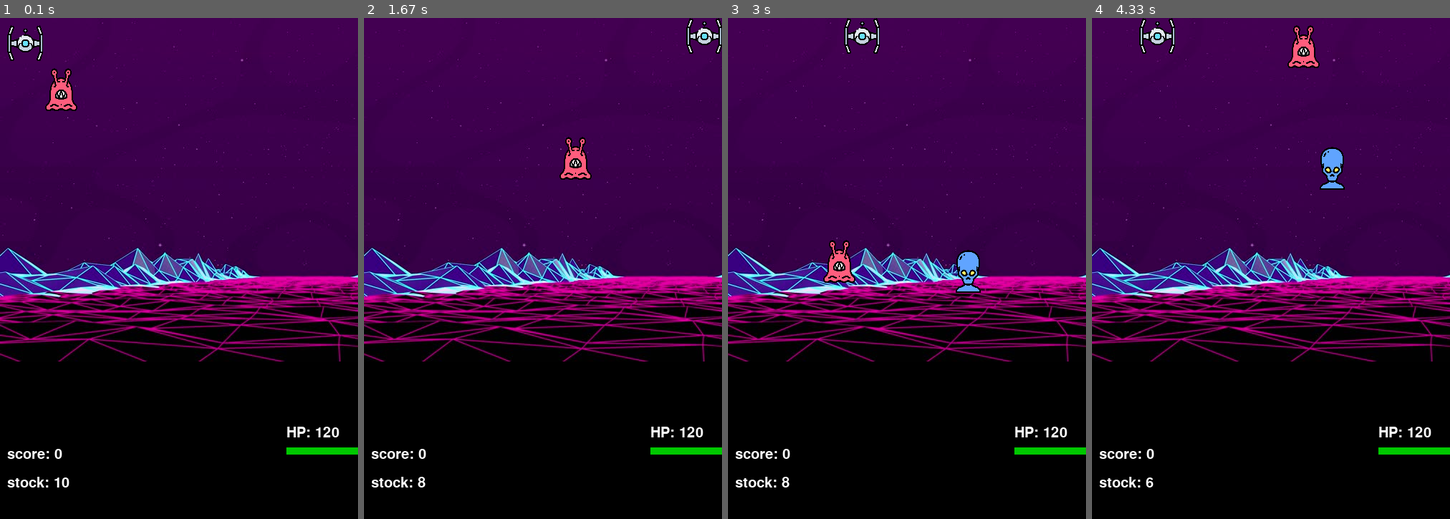
Above: before the commit, frames 1-4 (left to right).
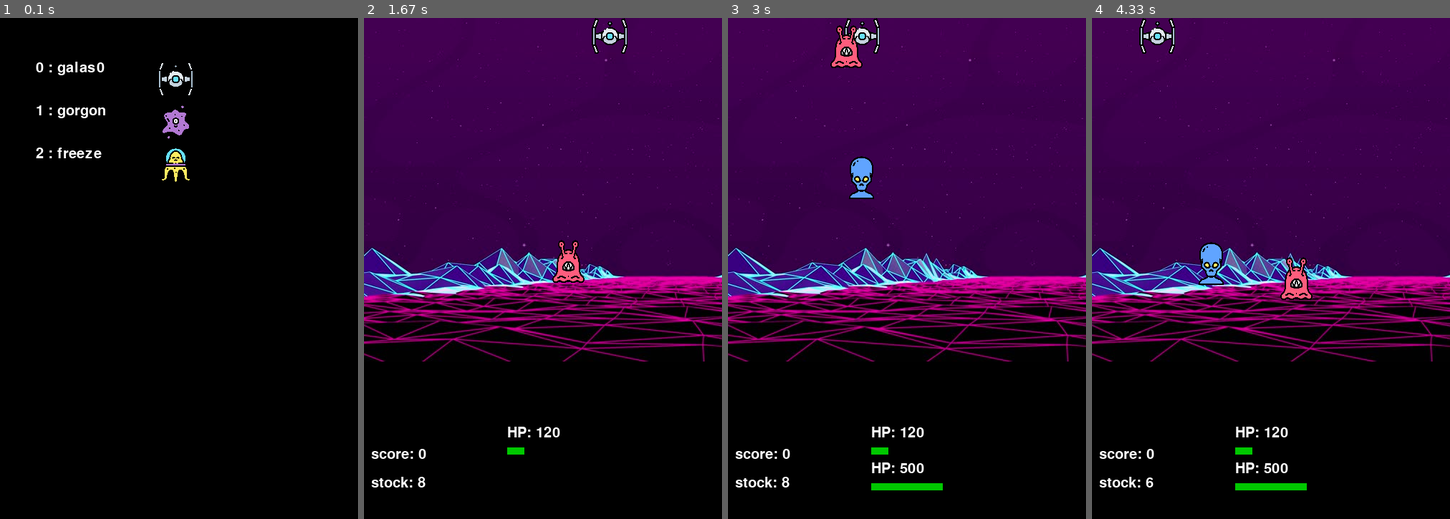
Above: after the commit, the same moments.

Repository: louispuyo/info_py_game_s1
Game: pygame game, started from python/games/videos/clean.py
The game is run twice, just before and just after one commit, with the same random seed, the same clock (stepped at 60 frames per second) and the same inputs.
Inputs:
- Up to frame 1 (0.1 s): no input
- Up to frame 2 (1.67 s): hold Right 0.33-0.8 s; hold Up 0.83-1.13 s; hold B 1.17-1.63 s; hold Right 1.17-1.63 s
- Up to frame 3 (3 s): hold Right 1.67-2.13 s; hold Left 2.17-2.7 s; tap 2 at 2.73 s
- Up to frame 4 (4.33 s): hold Down 3.07-3.37 s; tap 2 at 3.22 s; hold Left 3.4-3.8 s; tap B at 3.55 s; hold Up 3.83-4.2 s; hold Right from 4.23 s (still down)

The runs differ from the first frame. In frame 1, 62% of the frame differs, in the area x 0-100%, y 0-94%; in frame 2, 2.4%; in frame 3, 3.0%; in frame 4, 3.0%.

Commit message:
add 2 menu

Diff:
--- a/python/games/videos/clean.py
+++ b/python/games/videos/clean.py
@@ -1,6 +1,7 @@
 import pygame
-from utils.bases import Screen, Personnage, colision, Weapons_list, HeathBare
+from utils.bases import Screen, Personnage, colision, Weapons_list, HeathBare, Alien_list
 from utils.elements import enemies
+from utils.menu import menu, menu_weapon
 # from utils.advanced import Weapons
 
 
@@ -12,11 +13,25 @@
 text_size = 30
 myfont = pygame.font.Font(None, text_size)
 
+### Menu
+
+# 1) menu perso
+
+perso = menu(screen, [Personnage(name) for name in Alien_list.keys()])
+# print(perso)
+
+# 2) menu weapons
+
+weapon_model = menu_weapon(screen, [Weapons_list[model] for model in Weapons_list.keys()])
+
+
+######
+
 
 
 # Players ex:(galas0)
 # CHOOSE
-Player_class = Personnage("galas0")
+Player_class = Personnage(perso)
 player = Player_class.small_image
 #
 # ##
@@ -25,8 +40,8 @@
 e0 = enemies["vilan"]
 e1 = enemies["kratos"]
 # accesoires  (ie: standard, war)
-name = "war"
-w0 = Weapons_list[name]
+
+w0 = Weapons_list[weapon_model]
 kratos_h = HeathBare(e1)
 # Weapons(20, 200, 30, 20, 20, 50, "029-vortex.png","029-vortex.png")
 shoot = w0.shoot
@@ -54,7 +69,7 @@
         level = 0
         color = (200, 0, 0)
 
-    pygame.draw.rect(screen, color, (x, y, level, 10))
+    pygame.draw.rect(screen, color, (x, y, level//5, 10))
     # screen.blit(screen, vie)
 
 
@@ -81,6 +96,7 @@
                 missile_drop = False
                 dropped = False
 
+
             if event.key == pygame.K_p:
                 missile_drop = True
                 shooted = False
@@ -94,9 +110,9 @@
                 # print("key 2 pressed")
             if event.key == pygame.K_b:
                 print("boost")
-                boost = True
-                stock_value -= 2
-
+                if stock_value >= 2:
+                    boost = True
+                    stock_value -= 2
 
 
     # Actions
@@ -106,8 +122,6 @@
     e0.moving()
 
 
-
-
     if boost:
         if (Player_class.speed_up > 0 and stock_value >= 0):
             Player_class.speed_up = Player_class.speed_up + 1
@@ -126,10 +140,10 @@
     if dropped:
         if ((w0.bx > 0)and(w0.bx < 500)):
             if ((w0.by < 400) and (w0.by > 0)):
-                if name == "war":
+                if weapon_model == "war":
                     w0.by = w0.by - w0.missile_speed
                 else:
-                    w0.bx = w0.bx + w0.missile_speed//4
+                    # w0.bx = w0.bx + w0.missile_speed//4
                     w0.by = w0.by + w0.missile_speed
 
                 bullet = False
@@ -139,6 +153,7 @@
 
     if kratos:
         e1.moving()
+        show_HeathBare(200, 650, level=e1.defense)
         # screen.blit(screen, kratos_h.disp_jauge())
         if colision(Player_class, e1):
             Player_class.defense = Player_class.defense - e1.attack
@@ -165,7 +180,8 @@
         bullet = False
         in_live = False
         dropped = False
-        missile = False
+        missile_drop = False
+        e0.x = 1000
         score_value += 100
 
     if colision(w0, e1, bullet_mode=True):
@@ -174,6 +190,7 @@
         dropped = False
         if e1.defense < 0:
             kratos = False
+            e1.x = 1000
             e1.defense = 1000
             score_value += 5000
         else:
@@ -182,7 +199,8 @@
     # Standard Display
     show_score(10,600)
     show_stock(10,640)
-    show_HeathBare(400, 600, level=Player_class.defense)
+    show_HeathBare(200, 600, level=Player_class.defense)
+
 
     # blit on screen
     screen.blit(player, (Player_class.x, Player_class.y))
--- a/python/games/videos/utils/bases.py
+++ b/python/games/videos/utils/bases.py
@@ -22,7 +22,8 @@
 
 
 Alien_list = {"galas0":Alien("galas0", 10, 8, 11, 9, 30, 120, "017-ufo.png", "029-vortex.png"),
-              "gorgon":Alien("gorgon", 12, 12, 8, 7, 56, 200, "026-alien.png", "029-vortex.png")}
+              "gorgon":Alien("gorgon", 12, 12, 8, 7, 56, 200, "026-alien.png", "029-vortex.png"),
+              "freeze":Alien("freeze",10, 10, 10, 10, 50, 1000, "028-alien.png", "008-ufo.png")}
 
 
 ############### END ################
@@ -31,8 +32,9 @@
 
 
 class Weapons:
-    def __init__(self, attack, defense, bullet_speed, missile_speed,
+    def __init__(self, name, attack, defense, bullet_speed, missile_speed,
     bullet_degat, missile_degat, bullet_image:str, missile_image:str):
+        self.name = name
         self.dimension = (500,500)
         self.tire_position = (0,0)
         self.py = pygame
@@ -76,8 +78,9 @@
 
 
 
-Weapons_list = {"standard":Weapons(30, 40, 20, 10, 30, 60, "029-vortex.png", "007-capsule.png"),
-"war":Weapons(60, 40, 20, 20, 30, 90, "029-vortex.png", "missile.png")}
+Weapons_list = {"standard":Weapons("standard", 30, 40, 20, 10, 30, 60, "029-vortex.png", "007-capsule.png"),
+"war":Weapons("war", 60, 40, 20, 20, 30, 90, "029-vortex.png", "missile.png"),
+"mars":Weapons("mars", 10, 100, 29, 20, 20, 300, "008-ufo.png", "torpille.png")}
 
 
 ############# END ##################
@@ -182,7 +185,7 @@
 class HeathBare:
     def __init__(self, owner):
         self.vie = owner.defense
-        self.base = pygame.Rect(250, 5, 100, 30)
+        self.base = pygame.Rect(250, 5, 0, 30)
 
     def disp_jauge(self):
         return self.base
--- a/python/games/videos/utils/elements.py
+++ b/python/games/videos/utils/elements.py
@@ -38,4 +38,4 @@
 
 
 enemies = {"vilan":Element('python/games/img/png/002-alien.png', 7, 5, 5, 5, 10, 50),
-          "kratos":Element('python/games/img/png/025-alien.png', 10, 15, 10, 10, 150, 500, x=150, y=300)}
+          "kratos":Element('python/games/img/png/025-alien.png', 10, 15, 10, 10, 150,500, x=1, y=1)}
--- /dev/null
+++ b/python/games/videos/utils/menu.py
@@ -0,0 +1,67 @@
+import pygame
+import sys
+pygame.init()
+
+text_size = 30
+myfont = pygame.font.Font(None, text_size)
+perso_dict = {0:"galas0", 1:"gorgon", 2:"freeze"}
+weapon_dict = {0: "standard", 1:"war", 2:"mars"}
+
+
+def menu(screen, list_to_disp, menu_condition=True):
+    while menu_condition:
+
+        for event in pygame.event.get():
+            if event.type == pygame.QUIT:
+                menu_condition = False
+                sys.exit()
+
+            if event.type == pygame.KEYDOWN:
+                for event.key in range(len(list_to_disp)):
+                    perso = perso_dict[event.key]
+                    print(str(event.key))
+                    menu_condition = False
+                    return perso
+
+
+        screen.fill((0,0,0))
+        for index, el in enumerate(list_to_disp):
+            caption = myfont.render(f"{index} : {el.name} ", True,(255, 255, 255))
+            screen.blit(el.small_image, (220, (index+1)*60))
+            screen.blit(caption, (50, (index+1)*60))
+
+
+
+
+        pygame.display.update()
+
+
+
+
+def menu_weapon(screen, list_to_disp, w_menu_condiction=True):
+    while w_menu_condiction:
+
+        for event in pygame.event.get():
+            if event.type == pygame.QUIT:
+                w_menu_condiction = False
+                sys.exit()
+
+            if event.type == pygame.KEYDOWN:
+                for event.key in range(len(list_to_disp)):
+                    weapon_model = weapon_dict[event.key]
+                    print(str(event.key))
+                    w_menu_condiction = False
+                    return weapon_model
+
+
+        screen.fill((0,0,0))
+        for index, el in enumerate(list_to_disp):
+            caption = myfont.render(f"{index} : {el.name} ", True,(255, 255, 255))
+            screen.blit(el.bullet, (220, (index+1)*60))
+            screen.blit(el.missile, (300, (index+1)*60))
+            screen.blit(caption, (50, (index+1)*60))
+
+
+
+
+        pygame.display.update()
Binary file added: python/games/img/png/torpille.png
Not shown, added: python/games/img/.DS_Store
Not shown, added: python/games/img/png/.DS_Store
